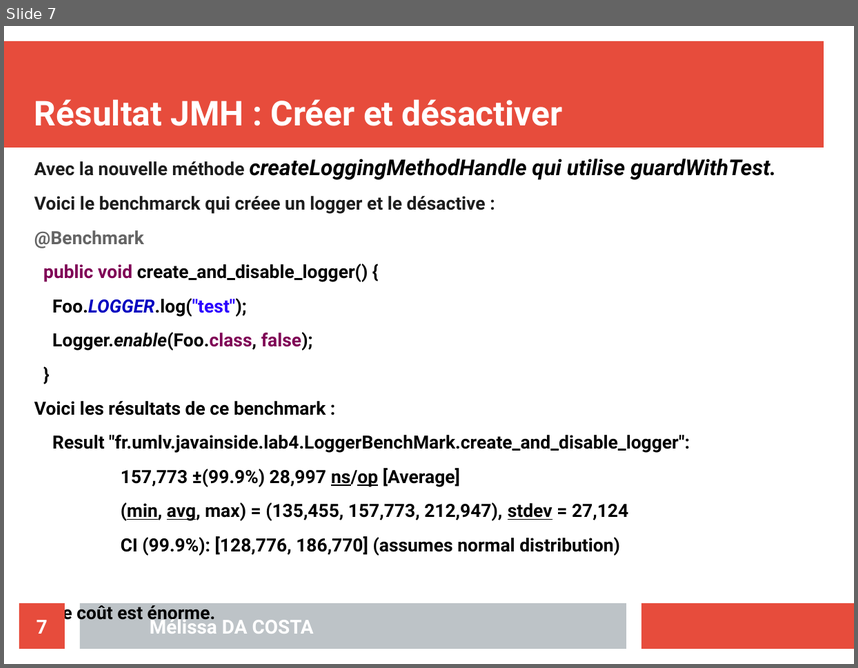
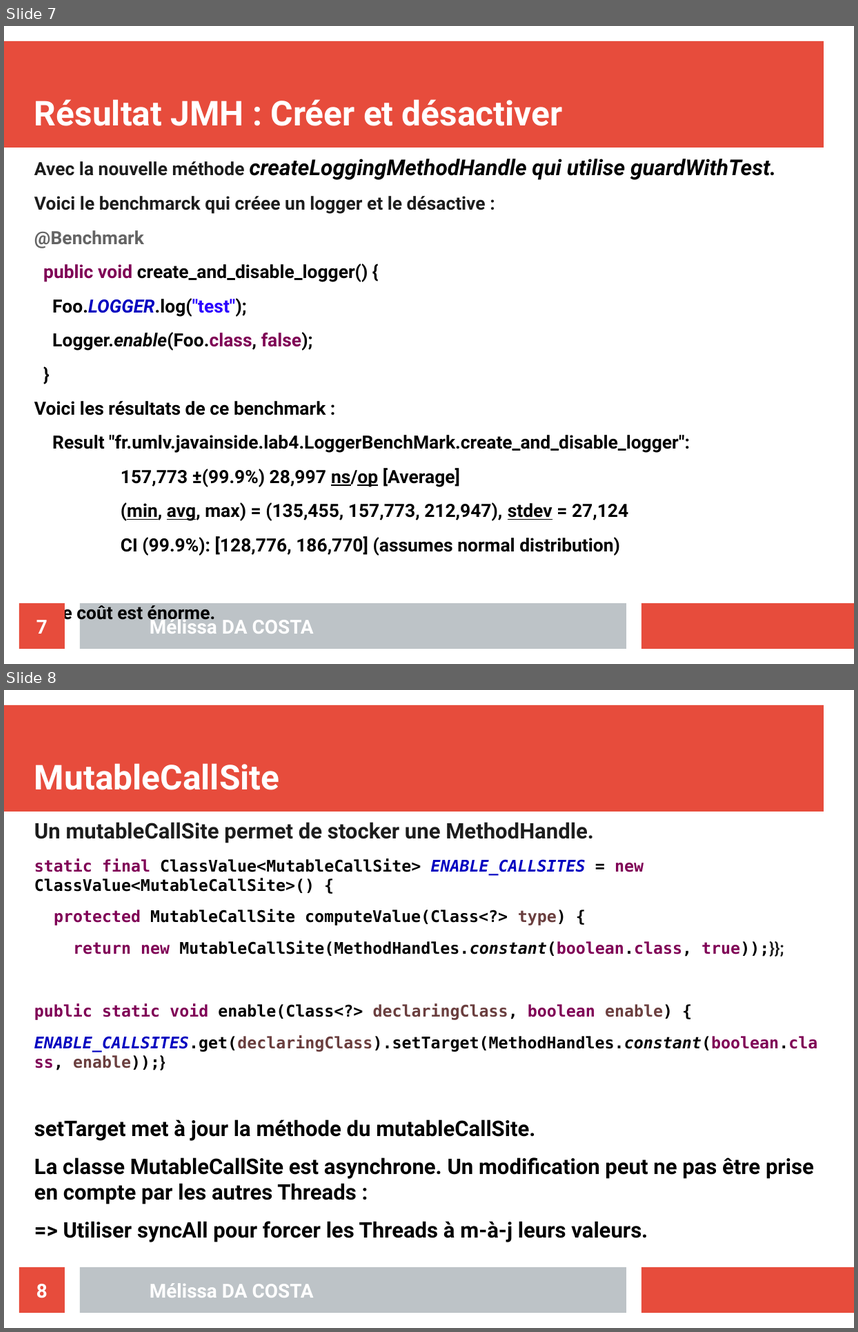
Before and after one commit to MelissaDaCosta/java-inside, a slide deck: lab4/Mélissa_DA_COSTA_slides_TP04.odp. Shown one above the other, each under a label of ours: slide 7 before the commit, slides 7 and 8 after it. The pictures are 858x668 and 858x1332 pixels, drawn with LibreOffice and Linux fonts; fonts in the diff are those of the drawing. Boxes give left, top, right and bottom in pixels: in the first picture for what was removed or moved away, otherwise in the second. Text is boxed around its words. In the diff, an @@ line names an element or a change of style, - is before the commit and + after.

```diff
--- a/lab4/Mélissa_DA_COSTA_slides_TP04.odp
+++ b/lab4/Mélissa_DA_COSTA_slides_TP04.odp
@@ slide 8 added at (4, 690, 854, 1328), background #FFFFFF; not listed: 3 template elements that a slide beside it also shows @@
@@ title added at (34, 763, 279, 790), 32 pt, text #FFFFFF, bold @@
+MutableCallSite
@@ text added at (34, 822, 818, 1242), 15 pt, text #000000, bold @@
+Un mutableCallSite permet de stocker une MethodHandle.
+static final ClassValue<MutableCallSite> ENABLE_CALLSITES = new ClassValue<MutableCallSite>() {
+protected MutableCallSite computeValue(Class<?> type) {
+return new MutableCallSite(MethodHandles.constant(boolean.class, true));}};
+public static void enable(Class<?> declaringClass, boolean enable) {
+ENABLE_CALLSITES.get(declaringClass).setTarget(MethodHandles.constant(boolean.class, enable));}
+setTarget met à jour la méthode du mutableCallSite.
+La classe MutableCallSite est asynchrone. Un modification peut ne pas être prise en compte par les autres Threads :
+=> Utiliser syncAll pour forcer les Threads à m-à-j leurs valeurs.
@@ page number added at (19, 1267, 65, 1312), fill #E74C3C, 18 pt, text #FFFFFF, bold @@
+8
@@ text added at (150, 1283, 314, 1297), 18 pt, text #FFFFFF, bold @@
+Mélissa DA COSTA
```
Also in this commit, not shown: 2 slides changed, 4 other files.
